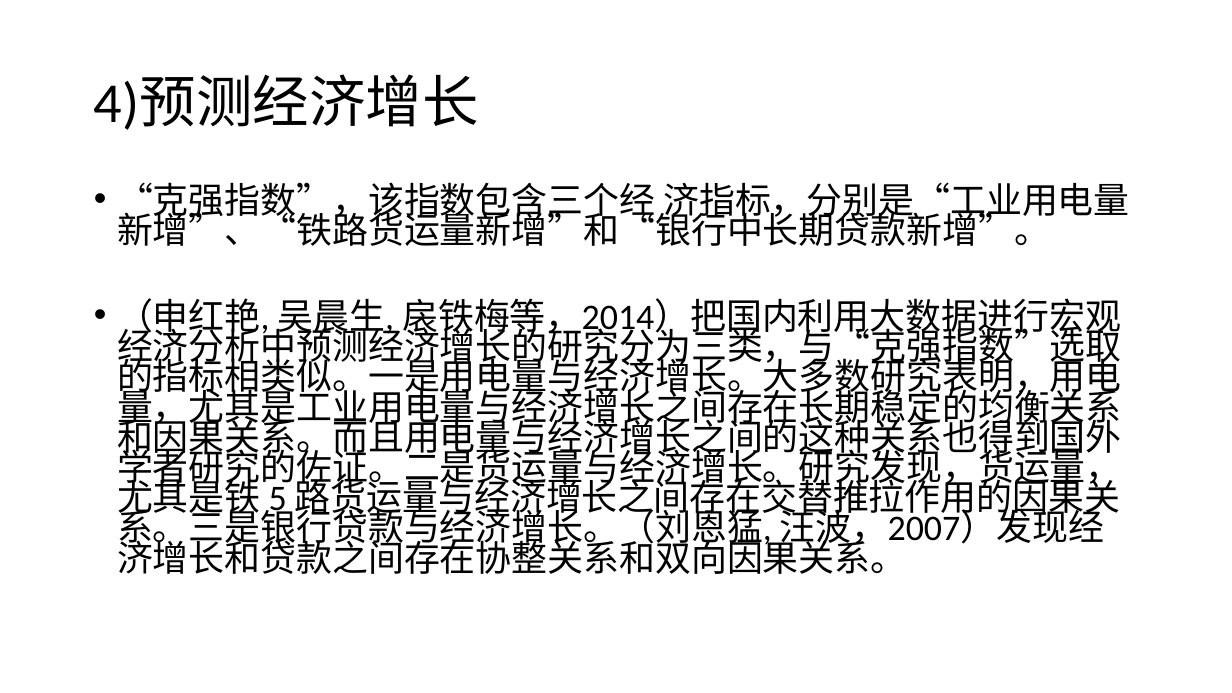
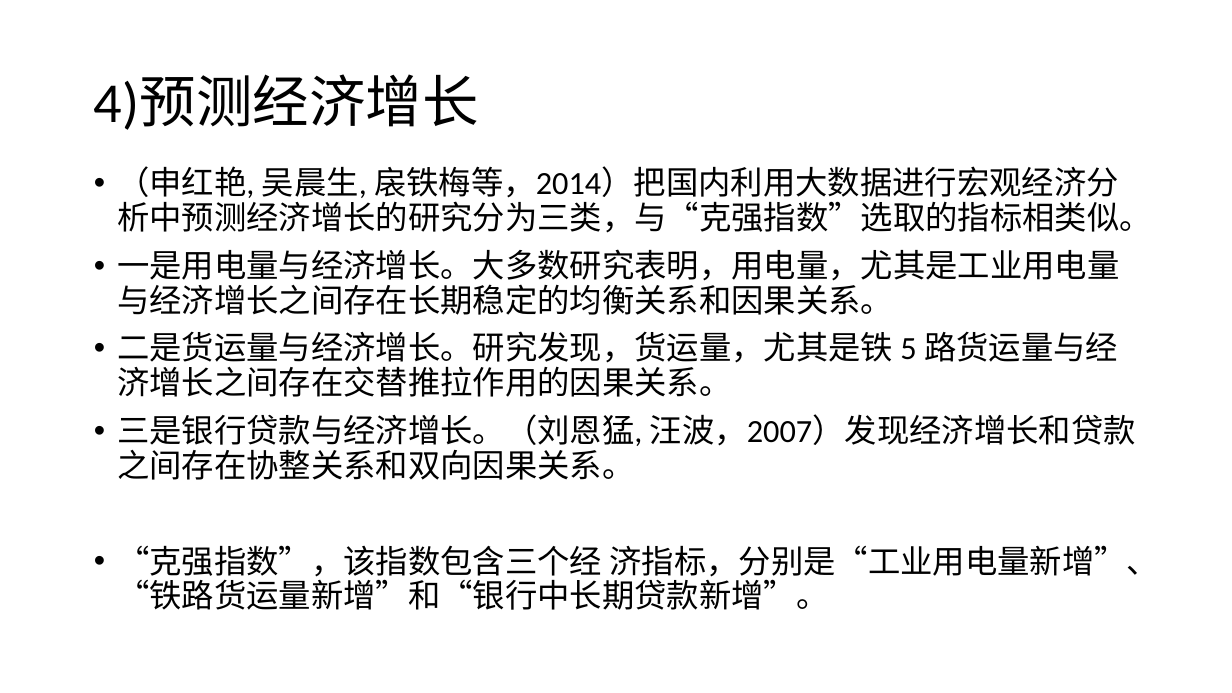
Before and after one commit to bwriteLeaf/writing, a slide deck: slide 9 of 报告写作/宏观经济部分.pptx. Drawn at 1232x693 pixels with LibreOffice and Linux fonts; fonts in the diff are those of the drawing. Boxes give left, top, right and bottom in pixels: in the first picture for what was removed or moved away, otherwise in the second. Text is boxed around its words. In the diff, an @@ line names an element or a change of style, - is before the commit and + after.

```diff
--- a/报告写作/宏观经济部分.pptx
+++ b/报告写作/宏观经济部分.pptx
@@ text "（申红艳, 吴晨生, 扆铁梅等，2014）把国内利用大数据进行宏观经济分析中预测经济增长的研究分为三类，与“克强指数”选 ...": place and size @@
-text "（申红艳, 吴晨生, 扆铁梅等，2014）把国内利用大数据进行宏观经济分析中预测经济增长的研究分为三类，与“克强指数”选 ..." at [117,182,1130,574]
+text "（申红艳, 吴晨生, 扆铁梅等，2014）把国内利用大数据进行宏观经济分析中预测经济增长的研究分为三类，与“克强指数”选 ..." at [117,166,1159,610]
@@ text at [117,166,1152,480]: paragraphs added @@
+• （申红艳, 吴晨生, 扆铁梅等，2014）把国内利用大数据进行宏观经济分析中预测经济增长的研究分为三类，与“克强指数”选取的指标相类似。
+• 一是用电量与经济增长。大多数研究表明，用电量，尤其是工业用电量与经济增长之间存在长期稳定的均衡关系和因果关系。
+• 二是货运量与经济增长。研究发现，货运量，尤其是铁 5 路货运量与经济增长之间存在交替推拉作用的因果关系。
+• 三是银行贷款与经济增长。（刘恩猛, 汪波，2007）发现经济增长和贷款之间存在协整关系和双向因果关系。
@@ text at [117,298,1122,574]: paragraph removed @@
-• （申红艳, 吴晨生, 扆铁梅等，2014）把国内利用大数据进行宏观经济分析中预测经济增长的研究分为三类，与“克强指数”选取的指标相类似。一是用电量与经济增长。大多数研究表明，用电量，尤其是工业用电量与经济增长之间存在长期稳定的均衡关系和因果关系。而且用电量与经济增长之间的这种关系也得到国外学者研究的佐证。二是货运量与经济增长。研究发现，货运量，尤其是铁 5 路货运量与经济增长之间存在交替推拉作用的因果关系。三是银行贷款与经济增长。（刘恩猛, 汪波，2007）发现经济增长和贷款之间存在协整关系和双向因果关系。
@@ text at [117,545,1159,610]: size 28 to 25.2 pt in "“克强指数”，该指数包含三个经 济指标，分别是“工业用电量新增”、“铁路货运量新增”和“银行中长期贷款新增”。"; line spacing 0.7 to 0.9 @@
```
Also in this commit, not shown: 8 other slides changed, 7 other files.
